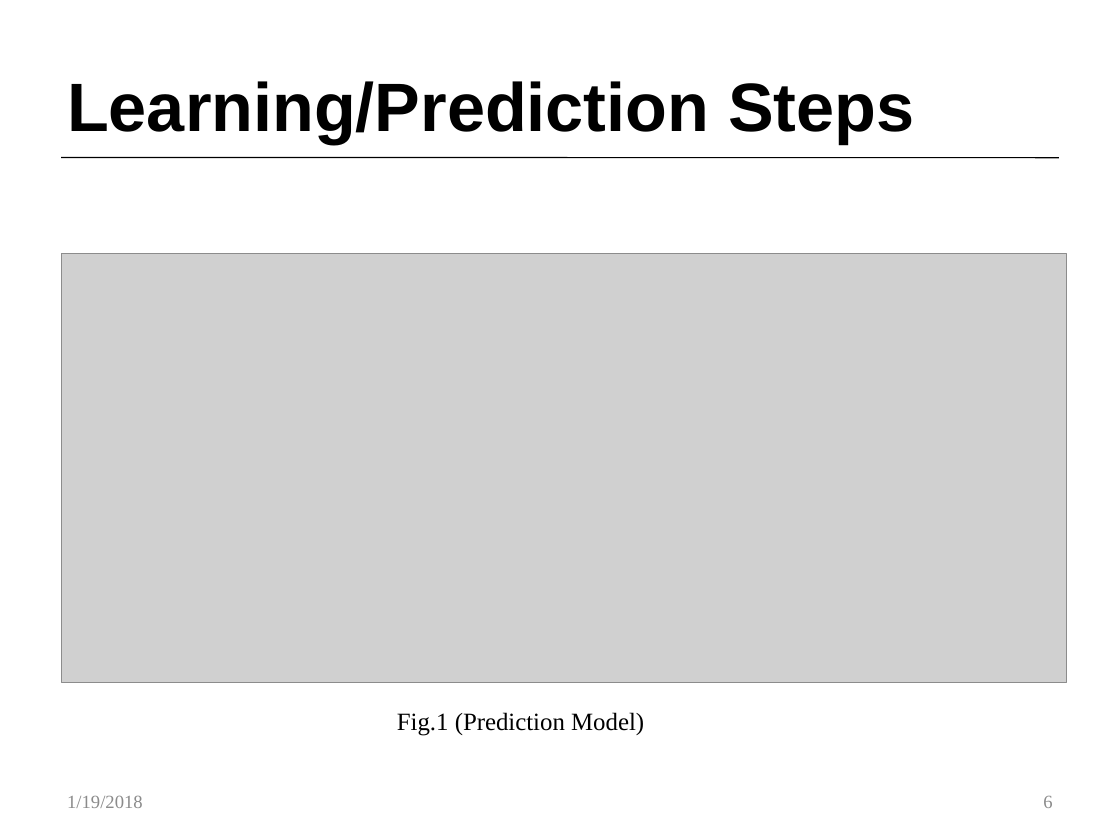
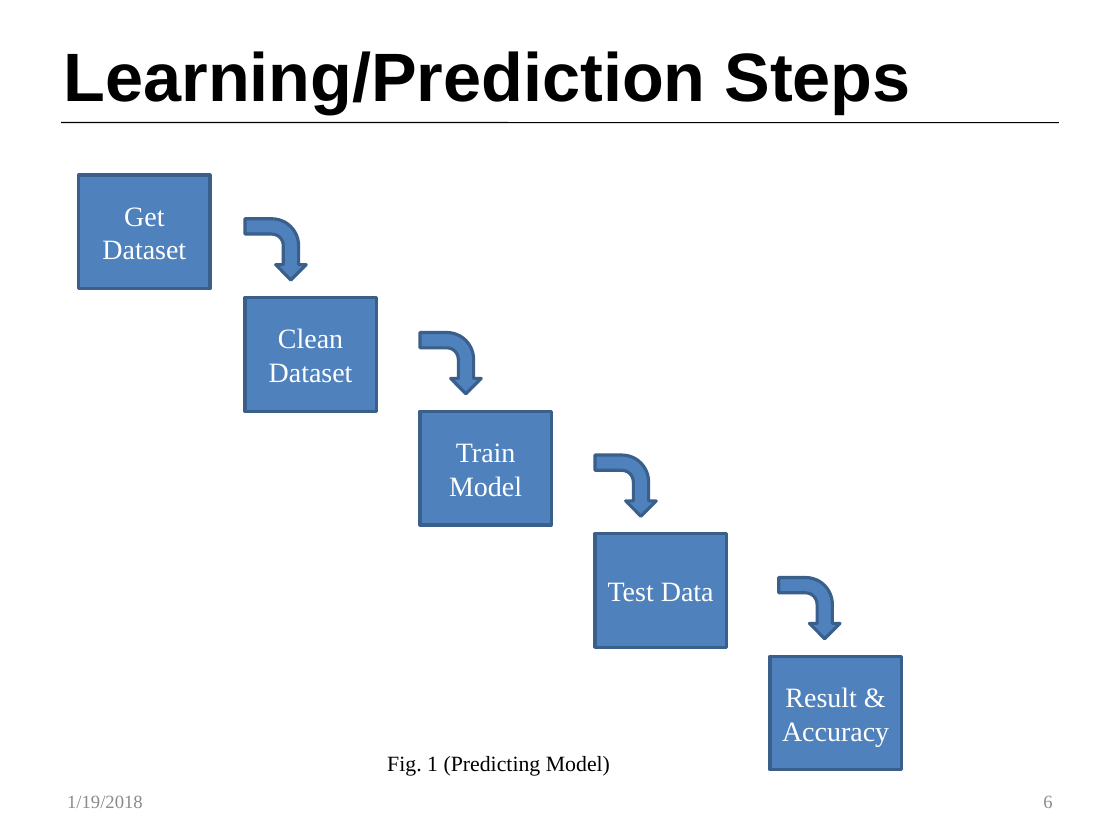
Before and after one commit to Customer-Churn-Prediction/Project-Machine-Learning, a slide deck: slide 6 of Customer Churn Prediction In Telecom Industry.pptx. Drawn at 1120x840 pixels with LibreOffice and Linux fonts; fonts in the diff are those of the drawing; grey boxes stand for pictures. Boxes give left, top, right and bottom in pixels: in the first picture for what was removed or moved away, otherwise in the second. Text is boxed around its words. In the diff, an @@ line names an element or a change of style, - is before the commit and + after.

```diff
--- a/Customer Churn Prediction In Telecom Industry.pptx
+++ b/Customer Churn Prediction In Telecom Industry.pptx
@@ title "Learning/Prediction Steps": place and size @@
-title "Learning/Prediction Steps" at [67,81,914,143]
+title "Learning/Prediction Steps" at [64,51,911,114]
@@ line moved from (62, 158) - (1058, 158) to (62, 122) - (1058, 123) @@
@@ rectangle added at [78,175,209,289], fill #4F81BD, outline #3A5F8C 2 pt, 18 pt, text #FFFFFF @@
+Get Dataset
@@ bent arrow added at [245,218,307,280], fill #4F81BD, outline #3A5F8C 2 pt @@
@@ picture removed at [62,254,1066,683] @@
@@ rectangle added at [245,298,376,412], fill #4F81BD, outline #3A5F8C 2 pt, 18 pt, text #FFFFFF @@
+Clean Dataset
@@ bent arrow added at [420,333,482,394], fill #4F81BD, outline #3A5F8C 2 pt @@
@@ rectangle added at [420,411,551,525], fill #4F81BD, outline #3A5F8C 2 pt, 18 pt, text #FFFFFF @@
+Train Model
@@ bent arrow added at [595,455,656,516], fill #4F81BD, outline #3A5F8C 2 pt @@
@@ rectangle added at [595,534,726,648], fill #4F81BD, outline #3A5F8C 2 pt, 18 pt, text #FFFFFF @@
+Test Data
@@ bent arrow added at [778,578,840,640], fill #4F81BD, outline #3A5F8C 2 pt @@
@@ rectangle added at [771,656,902,771], fill #4F81BD, outline #3A5F8C 2 pt, 18 pt, text #FFFFFF @@
+Result & Accuracy
@@ text at [387,756,610,776]: text changed; size 16 to 14 pt @@
-Fig.1 (Prediction Model)
+Fig. 1 (Predicting Model)
```
Also in this commit, not shown: 14 other slides changed.
